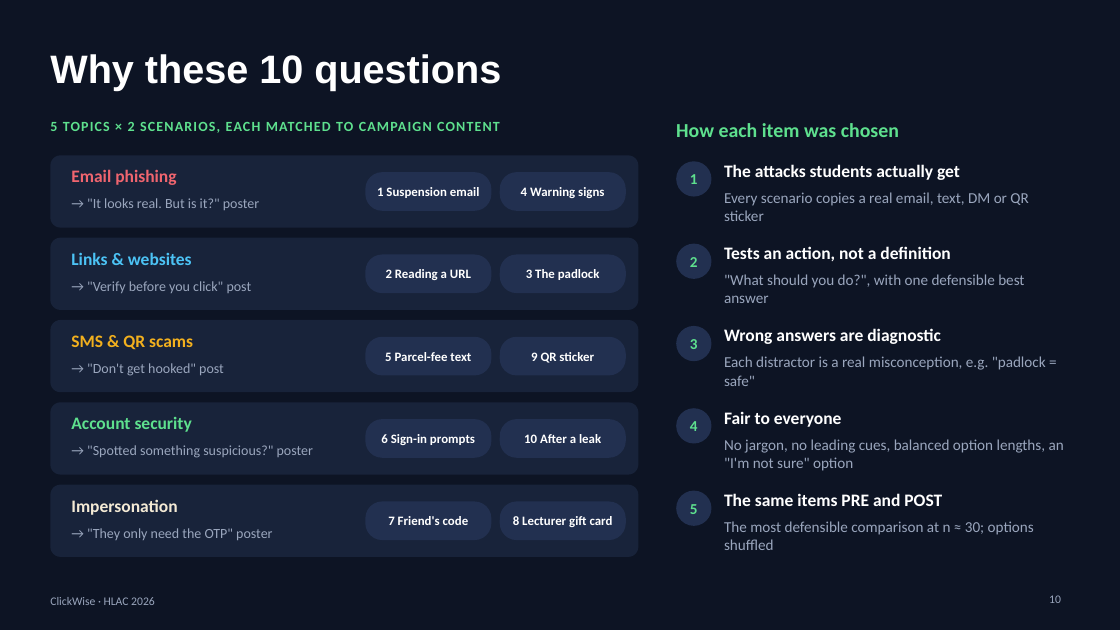
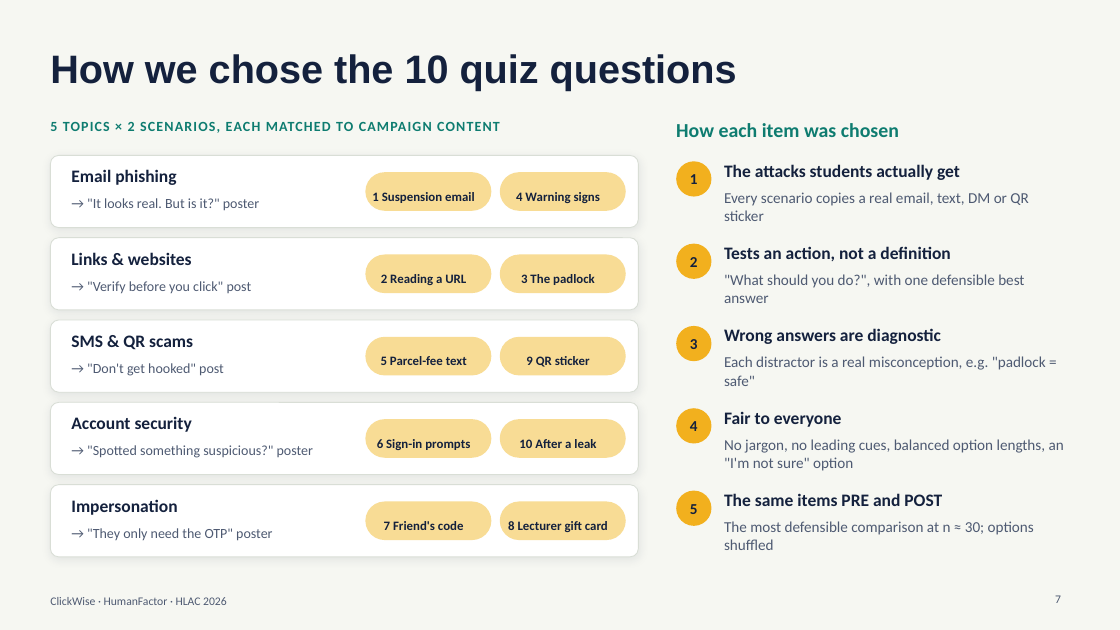
Before and after one commit to sokhiaryan/HumanFactor, a slide deck: slide 7 of ClickWise-presentation.pptx (slide 10 before the commit). Drawn at 1120x630 pixels with LibreOffice and Linux fonts; fonts in the diff are those of the drawing. Boxes give left, top, right and bottom in pixels: in the first picture for what was removed or moved away, otherwise in the second. Text is boxed around its words. In the diff, an @@ line names an element or a change of style, - is before the commit and + after.

```diff
--- a/ClickWise-presentation.pptx
+++ b/ClickWise-presentation.pptx
@@ background #0D1424 to #F6F7F2 @@
@@ title at [50,54,737,90]: text changed; text colour #FFFFFF to #14213D @@
-Why these 10 questions
+How we chose the 10 quiz questions
@@ text "5 TOPICS × 2 SCENARIOS, ..." at [50,122,500,133]: text colour #5EE08E to #0E7C70 @@
@@ text "How each item was chosen" at [676,123,899,137]: text colour #5EE08E to #0E7C70 @@
@@ text "Email phishing" at [71,169,176,185]: text colour #F0656F to #14213D @@
@@ text "Links & websites" at [71,252,192,265]: text colour #4CC3F5 to #14213D @@
@@ text "SMS & QR scams" at [71,335,193,350]: text colour #F2B01E to #14213D @@
@@ text "Account security" at [71,417,192,432]: text colour #5EE08E to #14213D @@
@@ fill #18233A to #FFFFFF; outline none to #D9DED6 0.75 pt; shadow on; proportions changed in 5 elements at [50,155,639,228], [50,238,639,310], [50,320,639,392], [50,402,639,475], [50,485,639,557] @@
@@ text "Impersonation" at [71,499,177,515]: text colour #F4EAD5 to #14213D @@
@@ text colour #FFFFFF to #14213D; fill #223050 to #F8DC95; proportions changed in 10 elements at [365,172,492,211], [500,172,626,211], [365,255,492,293], [500,255,626,293], [365,337,492,376], [500,337,626,376], [365,419,492,458], [500,419,626,458], [365,502,492,540], [500,502,626,540] @@
@@ text colour #5EE08E to #14213D; fill #223050 to #F2B01E in 5 elements at [676,161,712,197], [676,244,712,279], [676,326,712,361], [676,408,712,444], [676,491,712,526] @@
@@ text colour #FFFFFF to #14213D in 5 elements at [724,164,960,180], [724,246,950,261], [724,328,941,344], [724,412,842,427], [724,493,942,506] @@
@@ text colour #9AA6BD to #4E5A72 in 10 elements at [87,198,259,211], [87,281,252,293], [87,363,224,376], [87,445,313,458], [87,528,272,541], [724,192,1028,221], [724,274,1024,303], [724,356,1046,386], [724,439,1064,471], [724,521,1034,550] @@
@@ text at [50,597,227,605]: text changed; text colour #9AA6BD to #4E5A72 @@
-ClickWise · HLAC 2026
+ClickWise · HumanFactor · HLAC 2026
@@ page number at [1055,595,1061,603]: text changed; text colour #9AA6BD to #4E5A72 @@
-10
+7
```
Also in this commit, not shown: 11 other slides changed, 8 slides added, 6 slides removed.
